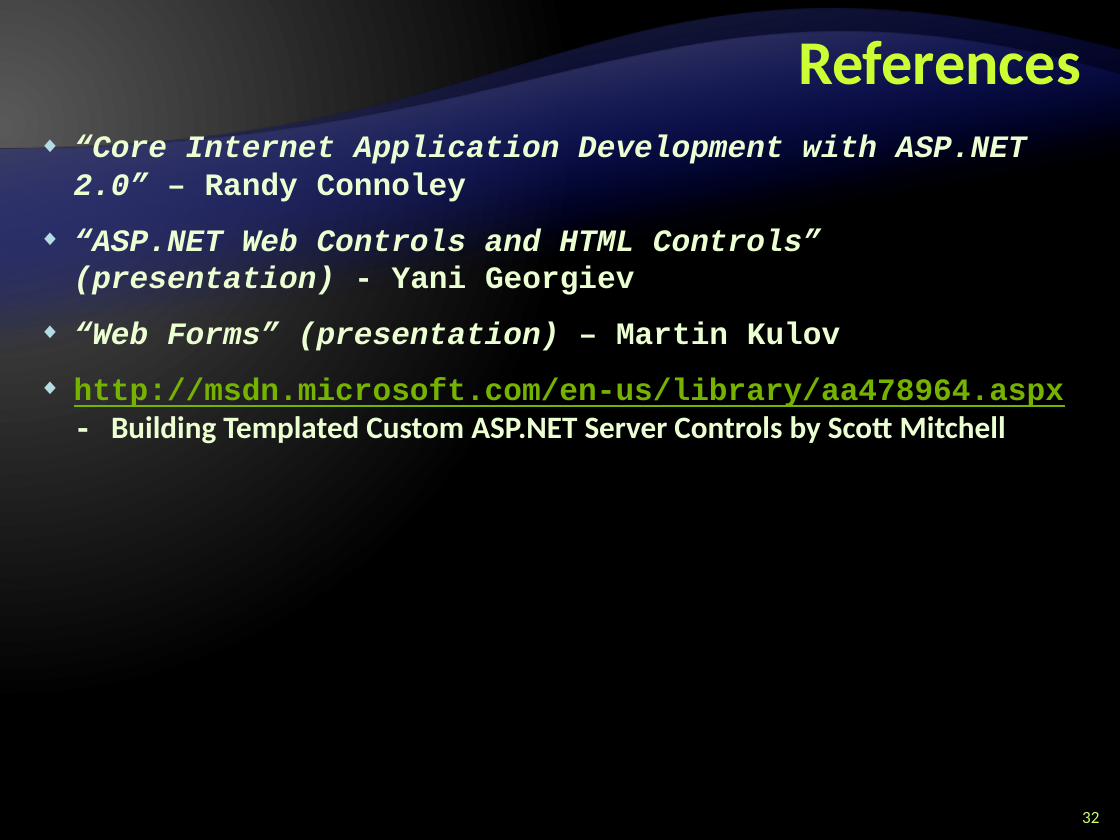
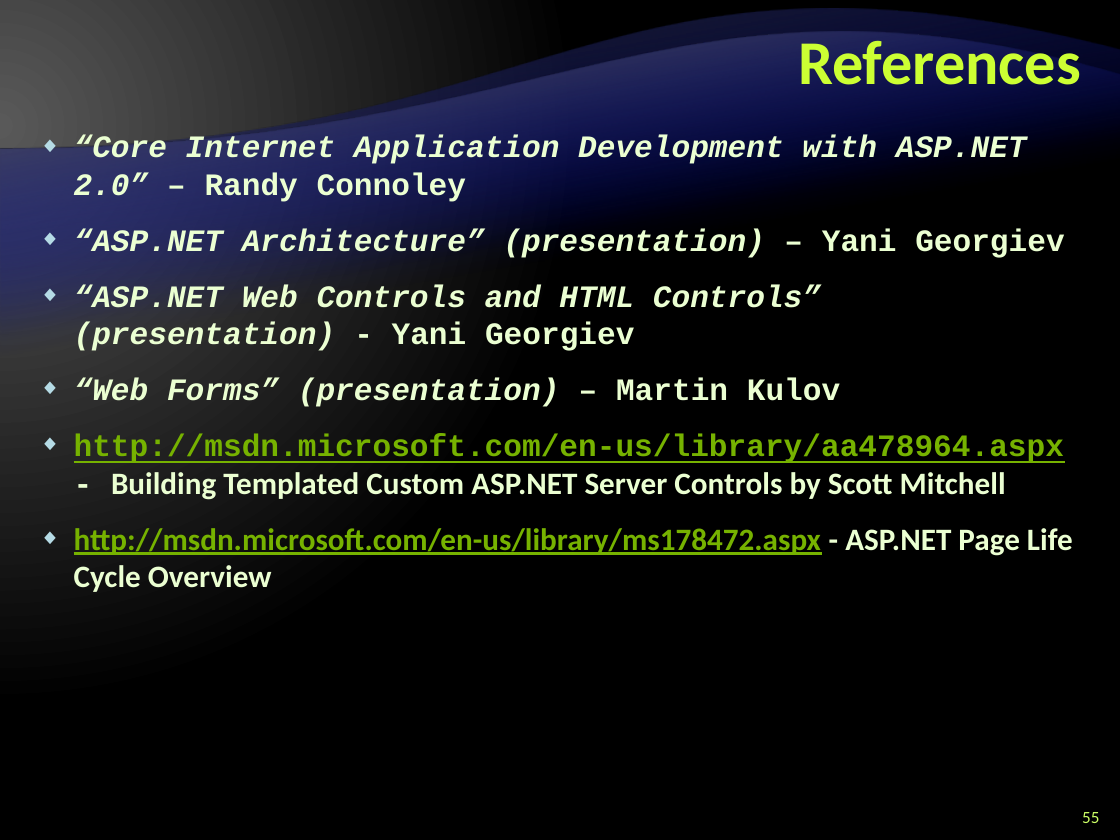
Before and after one commit to Graveheart/aspnetcourse, a slide deck: slide 55 of lectures/8. ASP.NET – Part I.pptx (slide 32 before the commit). Drawn at 1120x840 pixels with LibreOffice and Linux fonts; fonts in the diff are those of the drawing; background and template pictures are left out. Boxes give left, top, right and bottom in pixels: in the first picture for what was removed or moved away, otherwise in the second. Text is boxed around its words. In the diff, an @@ line names an element or a change of style, - is before the commit and + after.

Commit message:
2010.04.05 17:49 - Final Version

```diff
--- a/lectures/8. ASP.NET – Part I.pptx
+++ b/lectures/8. ASP.NET – Part I.pptx
@@ text at bbox=[74, 228, 1064, 259]: paragraph added @@
+◆ “ASP.NET Architecture” (presentation) – Yani Georgiev
@@ text at bbox=[74, 528, 1073, 592]: paragraph added @@
+◆ http://msdn.microsoft.com/en-us/library/ms178472.aspx - ASP.NET Page Life Cycle Overview
@@ page number at bbox=[1082, 812, 1099, 823]: text changed @@
-32
+55
```
Also in this commit, not shown: 2 other slides changed, 24 slides added, 1 slide removed.
